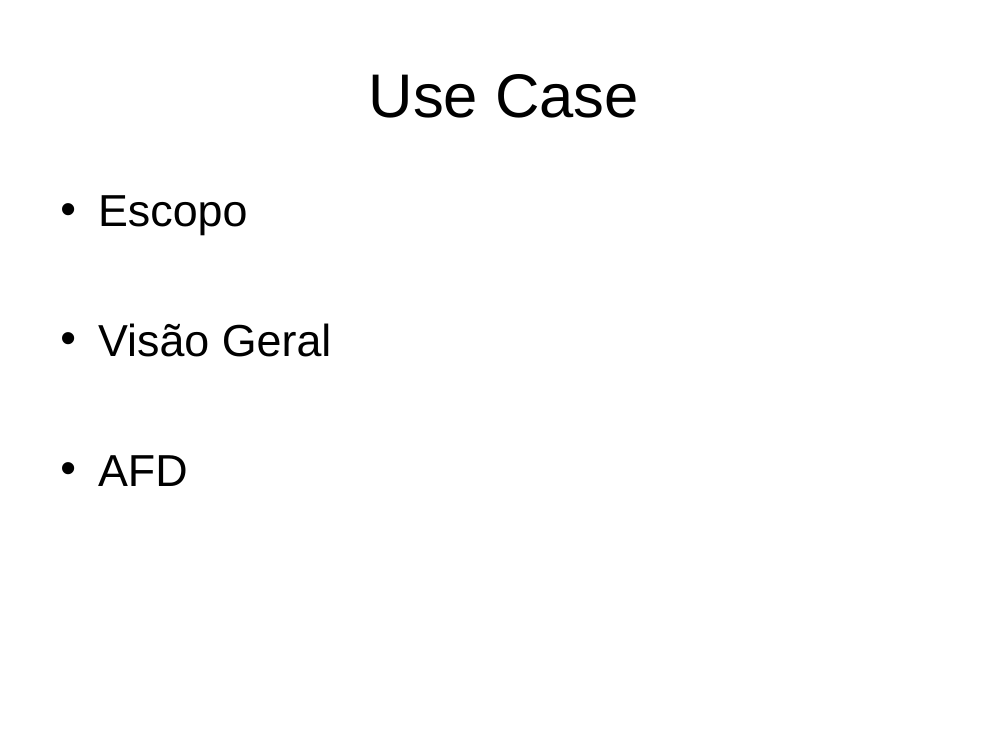
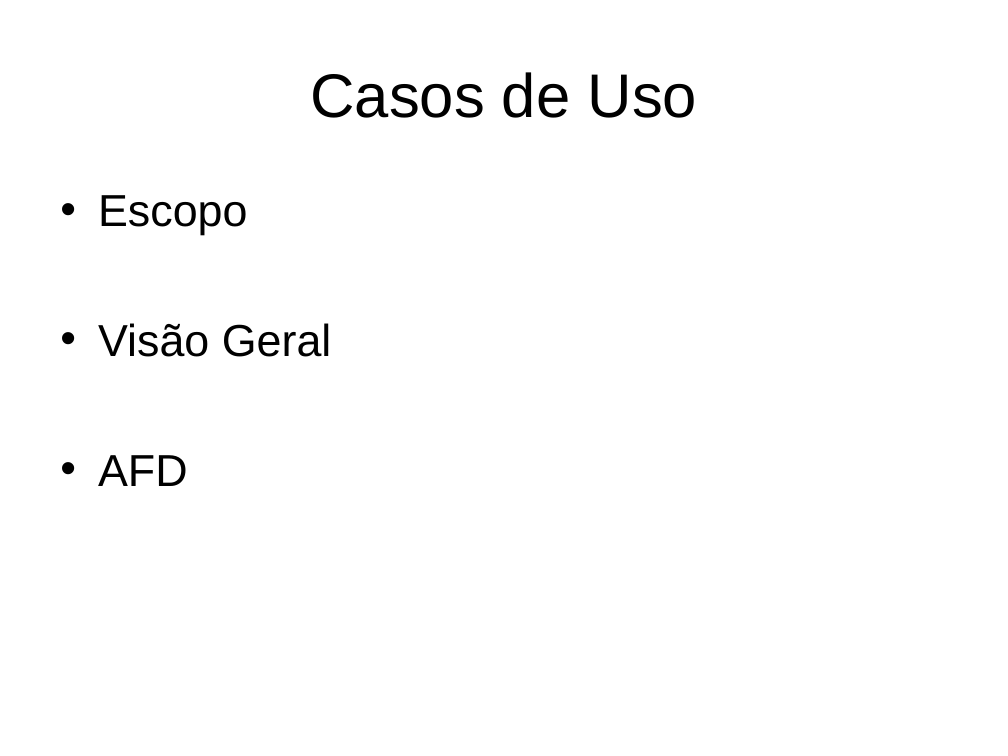
Before and after one commit to eduardoabreubg/sctmf, a slide deck: slide 8 of trunk/sctmf/documentation/Apresentação.ppt. Drawn at 1008x756 pixels with LibreOffice and Linux fonts; fonts in the diff are those of the drawing. Boxes give left, top, right and bottom in pixels: in the first picture for what was removed or moved away, otherwise in the second. Text is boxed around its words. In the diff, an @@ line names an element or a change of style, - is before the commit and + after.

```diff
--- a/trunk/sctmf/documentation/Apresentação.ppt
+++ b/trunk/sctmf/documentation/Apresentação.ppt
@@ title at (310,72,698,118): text changed @@
-Use Case
+Casos de Uso
```
Also in this commit, not shown: 5 other slides changed, 3 slides added, 3 slides removed, 2 other files.
